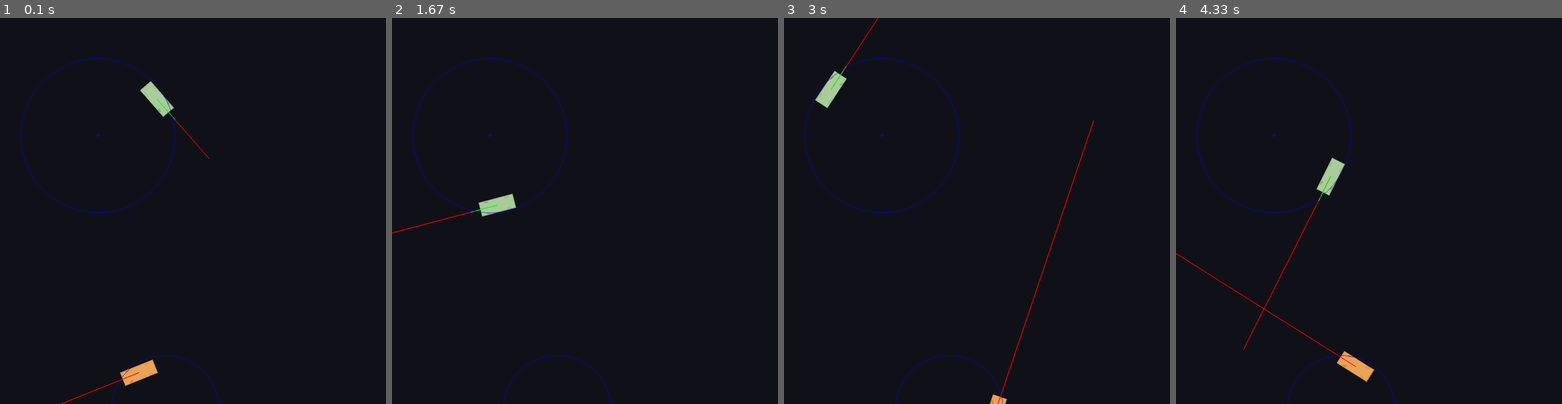
Above: before the commit, frames 1-4 (left to right).
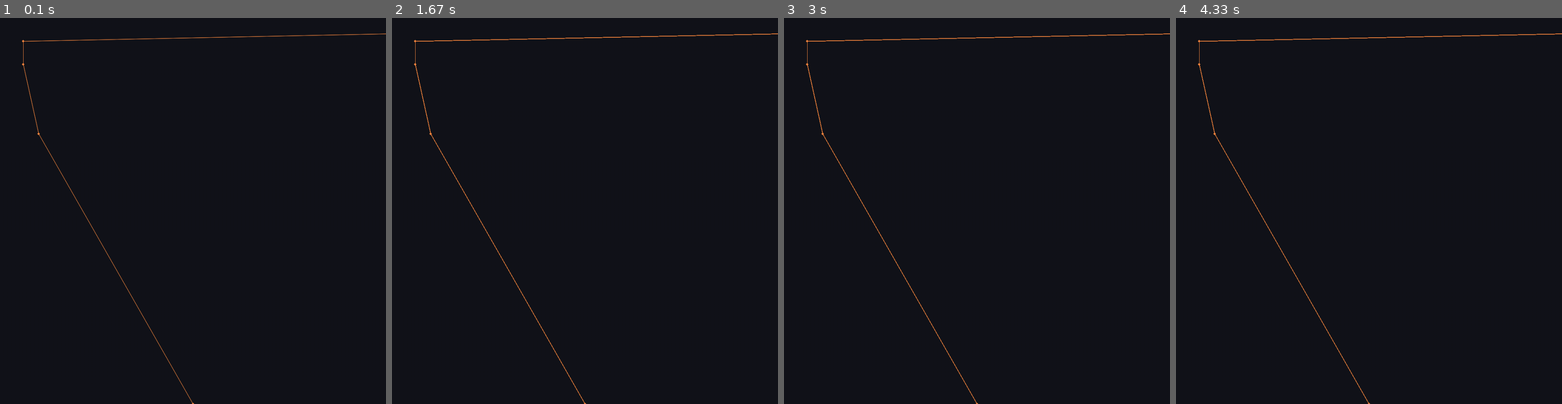
Above: after the commit, the same moments.

Repository: Bobbassoonguy/AutonomousVehicles
Game: pygame game, started from Scenarios/Scenario1_create_car.py
The game is run twice, just before and just after one commit, with the same random seed, the same clock (stepped at 60 frames per second) and the same inputs.
Inputs:
- Up to frame 1 (0.1 s): no input
- Up to frame 2 (1.67 s): no input
- Up to frame 3 (3 s): no input
- Up to frame 4 (4.33 s): no input

The runs differ from the first frame. In frame 1, 1.6% of the frame differs, in the area x 5-100%, y 4-100%; in frame 2, 1.3%; in frame 3, 1.5%; in frame 4, 1.8%, in the area x 0-100%, y 4-100%.

Commit message:
A Road can be created, set up RoadMap, MapRoad, MapSegment hierarchy

Diff:
--- a/Classes/GLOBALS.py
+++ b/Classes/GLOBALS.py
@@ -9,3 +9,9 @@
         self.ROAD_MIN_CURVE_RAD = 10
         self.FPS = 60
         self.MAIN_SURFACE = pygame.display.set_mode([self.CANVAS_SIZE_X, self.CANVAS_SIZE_y])
+
+    def point_to_pixels(self, point):
+        return [point[0] * self.PIXELS_PER_METER, point[1] * self.PIXELS_PER_METER]
+
+    def pixels(self, val):
+        return val * self.PIXELS_PER_METER
--- a/Classes/MapRoad.py
+++ b/Classes/MapRoad.py
@@ -1,8 +1,26 @@
 import pygame
+import MapSegment
 
-class CLASSNAME:
-    def __init__(self):
-        print("Hello")
-    def funcone(self):
-        #foo bar
-        print("Hello")
+class MapRoad:
+    def __init__(self, parent_RoadMap, globals, points):
+        self.parent = parent_RoadMap
+        self.globals = globals
+
+        self.points = points
+
+        self.segments = []
+        self.create_segments()
+
+    def num_segments(self):
+        return len(self.points) - 1
+
+    def create_segments(self):
+        self.segments = []
+
+        for i in range(len(self.points) - 1):
+            new_segment = MapSegment.MapSegment(self, self.globals, self.points[i], self.points[i+1])
+            self.segments.append(new_segment)
+
+    def draw_as_line(self, road_nodes=False):
+        for i in self.segments:
+            i.draw_as_line(road_nodes)
--- a/Classes/MapSegment.py
+++ b/Classes/MapSegment.py
@@ -1,8 +1,17 @@
 import pygame
 
-class CLASSNAME:
-    def __init__(self):
-        print("Hello")
-    def funcone(self):
-        #foo bar
-        print("Hello")
+
+class MapSegment:
+    def __init__(self, parent_MapRoad, globals, start_point, end_point, arc_radius=0):
+        self.parent = parent_MapRoad
+        self.globals = globals
+        self.start_point = start_point
+        self.end_point = end_point
+        self.arc_radius = arc_radius
+
+    def draw_as_line(self, endpoints=False):
+        draw_color = (244, 134, 64)
+        pygame.draw.aaline(self.globals.MAIN_SURFACE,draw_color,self.globals.point_to_pixels(self.start_point), self.globals.point_to_pixels(self.end_point))
+        if endpoints:
+            pygame.draw.circle(self.globals.MAIN_SURFACE, draw_color, self.globals.point_to_pixels(self.start_point), 3)
+            pygame.draw.circle(self.globals.MAIN_SURFACE, draw_color, self.globals.point_to_pixels(self.end_point), 3)
--- a/Classes/RoadMap.py
+++ b/Classes/RoadMap.py
@@ -1,8 +1,17 @@
 import pygame
+import MapRoad
 
-class CLASSNAME:
-    def __init__(self):
-        print("Hello")
-    def funcone(self):
-        #foo bar
-        print("Hello")
+class RoadMap:
+    def __init__(self, parent, globals):
+        self.parent = parent
+        self.globals = globals
+
+        self.roads = []
+
+    def add_road(self, points):
+        new_road = MapRoad.MapRoad(self,self.globals,points)
+        self.roads.append(new_road)
+
+    def draw_lines(self, road_segment_points=False):
+        for i in self.roads:
+            i.draw_as_line(road_nodes=road_segment_points)
--- a/Classes/Scenario.py
+++ b/Classes/Scenario.py
@@ -6,6 +6,7 @@
 import Colors
 import Object
 import Vector
+import RoadMap
 
 #this is a new change
 class Scenario:
@@ -22,13 +23,16 @@
         self.vehicles = []  # type: List[Vehicle]
         # vehicles: List[Vehicle] # Python 3.6 syntax, PEP 526
 
+        self.road_map = RoadMap.RoadMap(self,self.globals)
+
         pygame.display.set_caption(self.name)
 
-    def main(self):
+    def draw(self):
         self.globals.MAIN_SURFACE.fill((18, 20, 26))
         for i in self.vehicles:
             i.draw()
-        pygame.display.flip()
+
+        self.road_map.draw_lines(road_segment_points=True)
 
     def addCar(self, x=10, y=10, fill_color=Colors.GREEN_FILL, outline_color=Colors.GREEN_LINE):
         vehicle_to_add = Vehicle.Vehicle(self, self.globals, x, y, fill_color, outline_color)
--- a/Scenarios/Scenario1_create_car.py
+++ b/Scenarios/Scenario1_create_car.py
@@ -13,24 +13,17 @@
 clock = pygame.time.Clock()
 
 main.globals.PIXELS_PER_METER = 20
-main.addCar(x=20, y=10)
-main.vehicles[0].rotate(45, main.vehicles[0].body.position())
-main.vehicles[0].body.velocity.x = 10
-main.vehicles[0].body.acceleration.x = 10
-main.vehicles[0].current_turn_radius = 10
+main.globals.FPS = 30
 
-main.addCar(x=20, y=45, fill_color=Colors.ORANGE_FILL, outline_color=Colors.ORANGE_LINE)
-main.vehicles[1].rotate(180, main.vehicles[1].body.position())
-main.vehicles[1].body.velocity.x = -40
-main.vehicles[1].current_turn_radius = -7
+
 
 while not done:
     clock.tick(main.globals.FPS)
-    main.main()
+    main.globals.MAIN_SURFACE.fill((18, 20, 26))
+    main.road_map.add_road([[100,1],[3,3],[3,6],[5,15],[25,50]])
+    main.road_map.draw_lines(road_segment_points=True)
 
-    main.vehicles[0].go(1/main.globals.FPS)
-    main.vehicles[1].go(1 / main.globals.FPS)
-
+    #main.draw()
     pygame.display.flip()
 
     for event in pygame.event.get():
